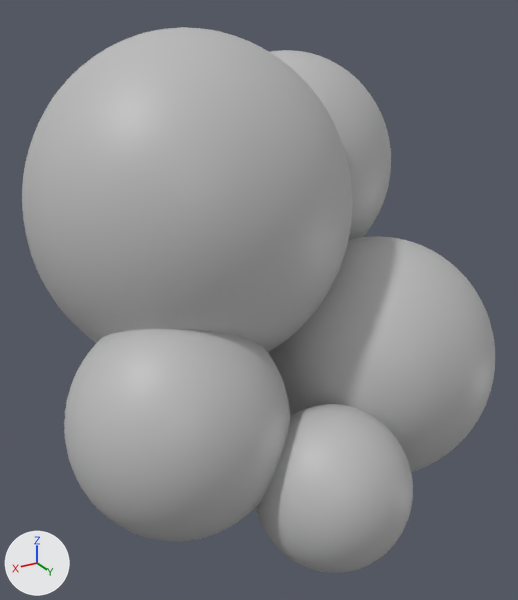
A saved change to the FBX model metroid-UNITY(vrtk)/Assets/Resources/br-m-balls-purple.fbx.
Both versions are drawn from a camera (50 mm lens) standing at (-109.734, 1.259, 2.06) and looking at (-110.479, 0.017, 1.439). The lights are fixed; the arrows at lower left show +X, +Y and +Z. Where no turn or scale is listed for an object, it has been applied to the vertices.
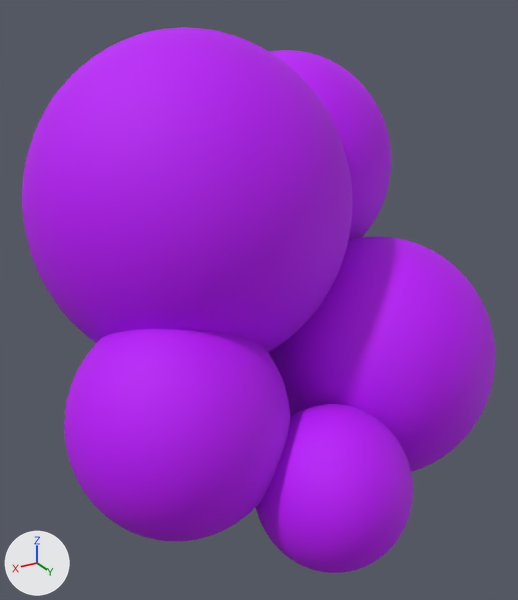
Changed parts and their boxes [x1, y1, x2, y2] in the pictures (518 x 600 px):
'pSphere2', recoloured (grey to purple)
    both: [22, 27, 352, 352]
'pSphere3', recoloured (grey to purple)
    both: [64, 329, 290, 542]
'pSphere5', recoloured (grey to purple)
    both: [268, 236, 495, 472]
'pSphere6', recoloured (grey to purple)
    both: [256, 404, 413, 573]
'pSphere4', recoloured (grey to purple)
    both: [270, 50, 391, 240]

The change, as a list of edits to the scene's bpy script:
```text
Add mat_balls_purple3:
    mat_balls_purple3 = principled_material('balls_purple3')
    mat_balls_purple3.base_color = (0.502, 0.0, 0.941)  # purple #bc00f8
    mat_balls_purple3.roughness = 0.749
Change me_mesh_002:
    where me_mesh_002.from_pydata(...)  # 2210 vertices, 2208 faces; spans x -0.253..0.253, y -0.253..0.253, z -0.265..0.265
    remove me_mesh_002.materials.append(mat_lambert7)  # grey #bcbcbc
    add me_mesh_002.materials.append(mat_balls_purple3)  # purple #bc00f8
Change me_mesh_003:
    where me_mesh_003.from_pydata(...)  # 2210 vertices, 2208 faces; spans x -0.266..0.266, y -0.266..0.266, z -0.279..0.279
    remove me_mesh_003.materials.append(mat_lambert7)  # grey #bcbcbc
    add me_mesh_003.materials.append(mat_balls_purple3)  # purple #bc00f8
Change me_mesh_004:
    where me_mesh_004.from_pydata(...)  # 2210 vertices, 2208 faces; spans x -0.156..0.156, y -0.156..0.156, z -0.163..0.163
    remove me_mesh_004.materials.append(mat_lambert7)  # grey #bcbcbc
    add me_mesh_004.materials.append(mat_balls_purple3)  # purple #bc00f8
Change me_mesh_001:
    where me_mesh_001.from_pydata(...)  # 2210 vertices, 2208 faces; spans x -0.216..0.216, y -0.216..0.216, z -0.226..0.226
    remove me_mesh_001.materials.append(mat_lambert7)  # grey #bcbcbc
    add me_mesh_001.materials.append(mat_balls_purple3)  # purple #bc00f8
Change me_mesh:
    where me_mesh.from_pydata(...)  # 2210 vertices, 2208 faces; spans x -0.335..0.335, y -0.335..0.335, z -0.351..0.351
    remove me_mesh.materials.append(mat_lambert7)  # grey #bcbcbc
    add me_mesh.materials.append(mat_balls_purple3)  # purple #bc00f8
```
